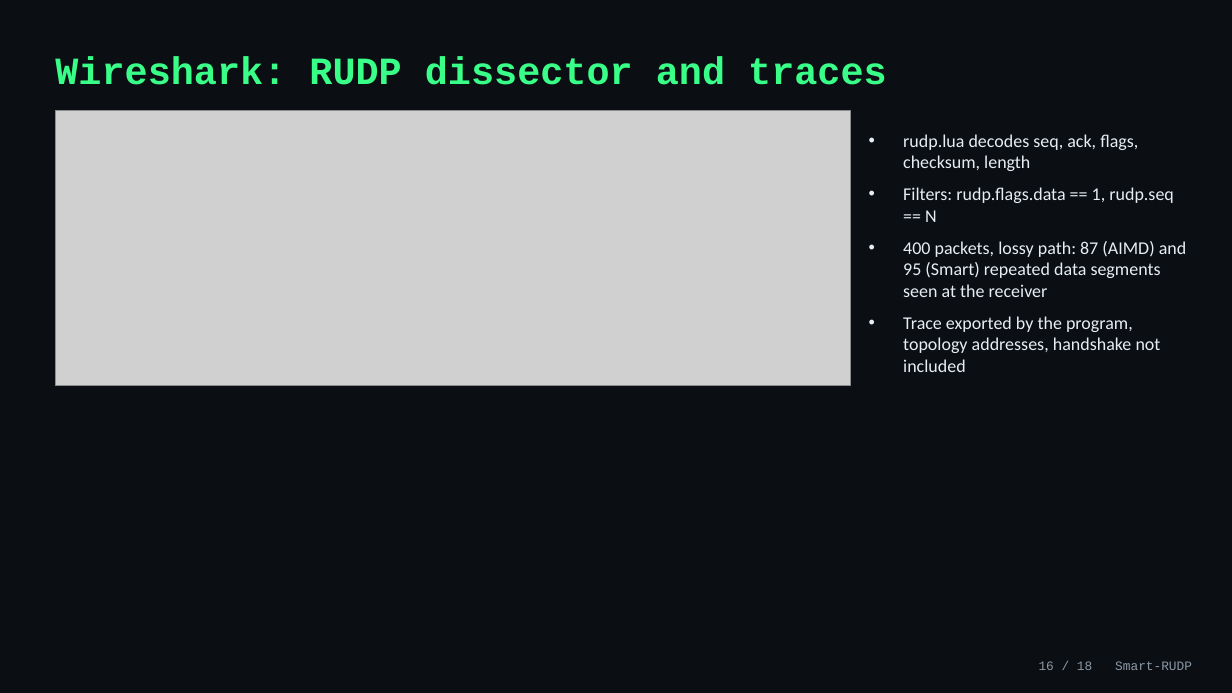
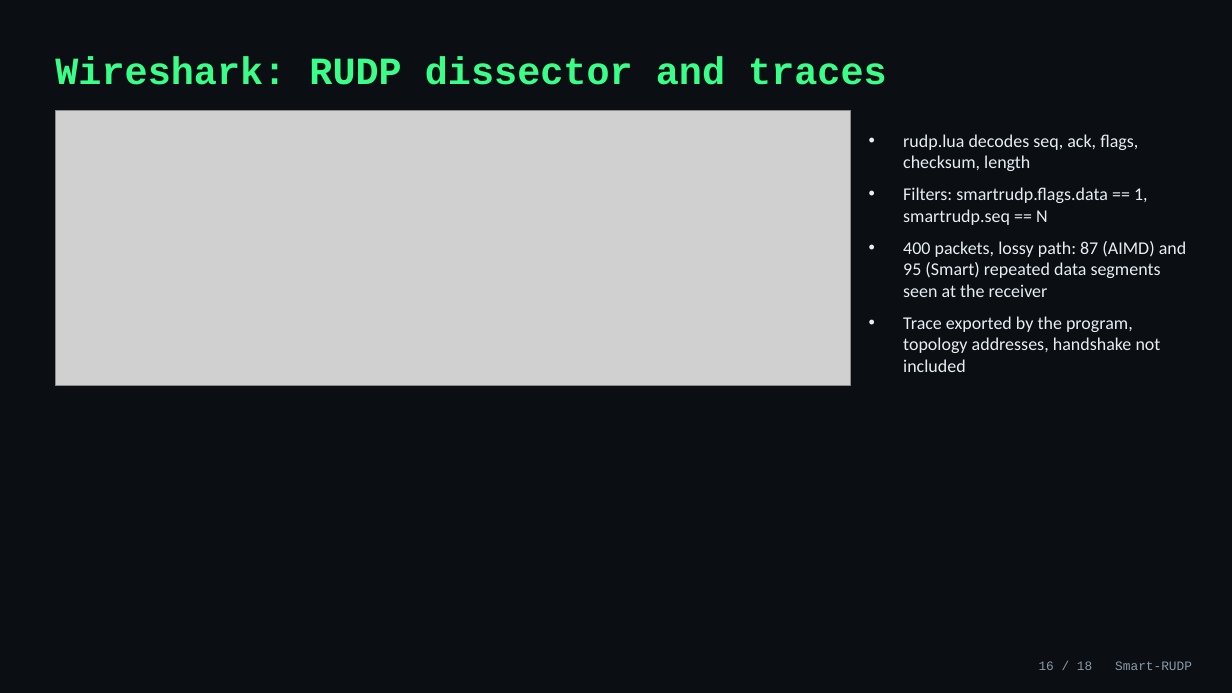
Before and after one commit to Capsturrrr/rudp, a slide deck: slide 16 of docs/final/RUDP_Presentation.pptx. Drawn at 1232x693 pixels with LibreOffice and Linux fonts; fonts in the diff are those of the drawing; grey boxes stand for pictures. Boxes give left, top, right and bottom in pixels: in the first picture for what was removed or moved away, otherwise in the second. Text is boxed around its words. In the diff, an @@ line names an element or a change of style, - is before the commit and + after.

```diff
--- a/docs/final/RUDP_Presentation.pptx
+++ b/docs/final/RUDP_Presentation.pptx
@@ text at box(903, 187, 1148, 225): text changed @@
-• Filters: rudp.flags.data == 1, rudp.seq == N
+• Filters: smartrudp.flags.data == 1, smartrudp.seq == N
```
Also in this commit, not shown: 4 other files.
